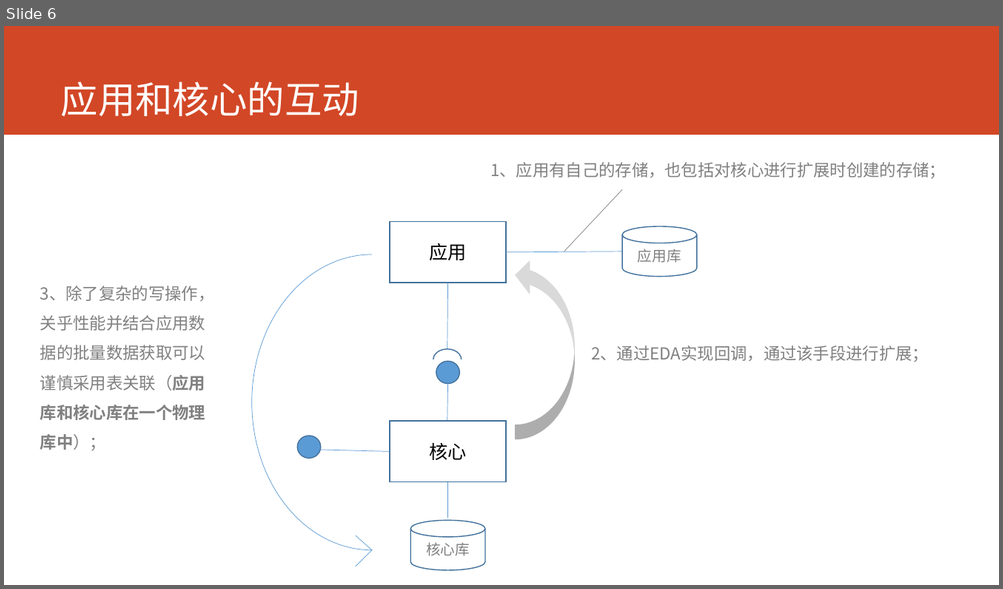
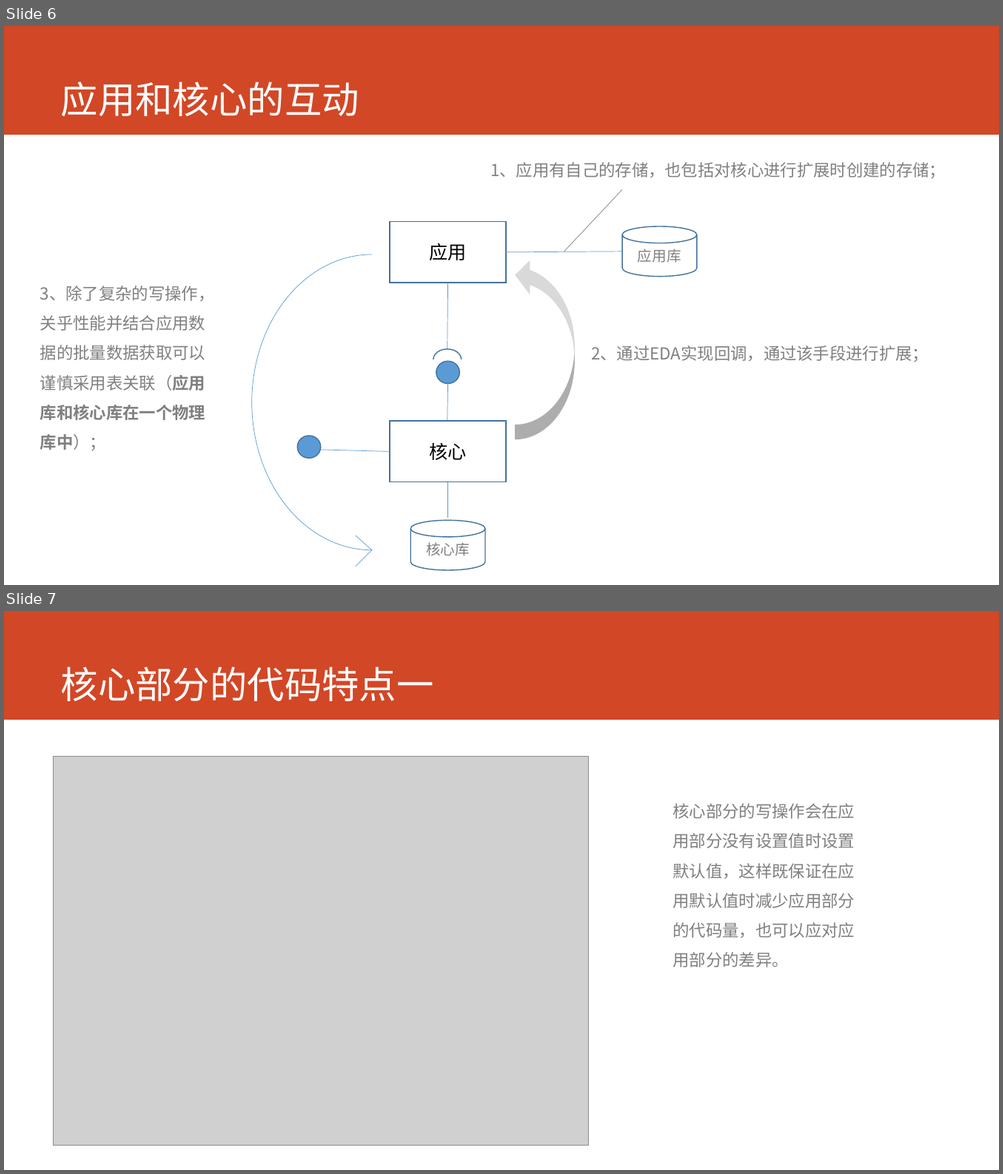
Before and after one commit to lixiangqi-github/hospital, a slide deck: doc/技术交流/技术交流-2017-8-28.pptx. Shown one above the other, each under a label of ours: slide 6 before the commit, slides 6 and 7 after it. The pictures are 1003x589 and 1003x1174 pixels, drawn with LibreOffice and Linux fonts; fonts in the diff are those of the drawing; grey boxes stand for pictures. Boxes give left, top, right and bottom in pixels: in the first picture for what was removed or moved away, otherwise in the second. Text is boxed around its words. In the diff, an @@ line names an element or a change of style, - is before the commit and + after.

```diff
--- a/doc/技术交流/技术交流-2017-8-28.pptx
+++ b/doc/技术交流/技术交流-2017-8-28.pptx
@@ slide 7 added at box(4, 611, 999, 1170), background #FFFFFF; not listed: 1 template element that a slide beside it also shows @@
@@ title added at box(61, 667, 434, 701), 36 pt, text #FFFFFF @@
+核心部分的代码特点一
@@ picture added at box(54, 757, 588, 1146) @@
@@ text added at box(673, 803, 855, 968), 16 pt, text #808080 @@
+核心部分的写操作会在应用部分没有设置值时设置默认值，这样既保证在应用默认值时减少应用部分的代码量，也可以应对应用部分的差异。
```
